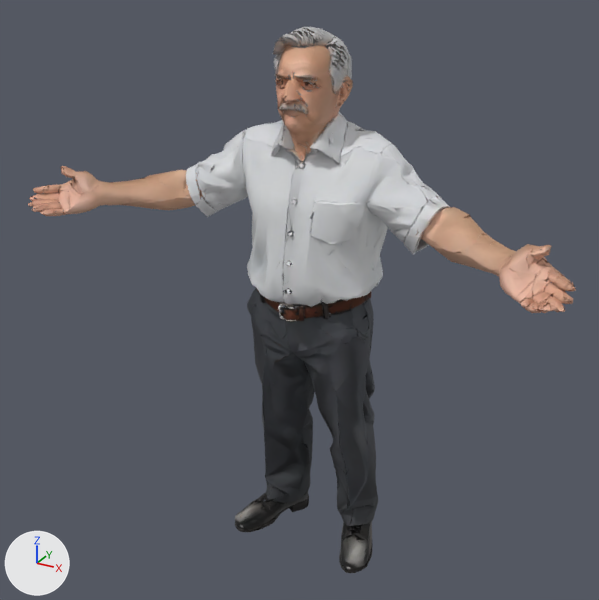
The glTF model assets/people/mid/driver-mid.glb, before and after one commit.
One viewpoint serves both versions: a camera (50 mm lens) standing at (1.246, -2.254, 2.152) and looking at (-0.005, 0.021, 1.014). Lighting does not change. The marker at lower left points along +X, +Y and +Z. The older version comes first. Vertices at exactly the same position are counted once.

The first picture shows 'FaceMesh'.
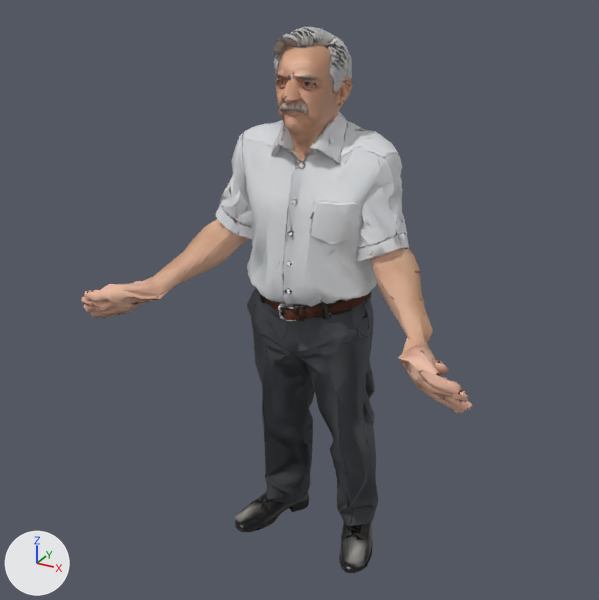
Patch to the scene script:
```diff
--- a/assets/people/mid/driver-mid.glb.py
+++ b/assets/people/mid/driver-mid.glb.py
@@ me_model_079 @@
-me_model_079.from_pydata(...)  # 13332 vertices, 15000 faces; spans x -0.93..0.93, y -0.3..0.3, z 0.0..1.9
+me_model_079.from_pydata(...)  # 13332 vertices, 15000 faces; spans x -0.7..0.71, y -0.32..0.3, z 0.0..1.9
+# me_model_079 part 1: the loose piece of 120 vertices spanning x -0.9..-0.76, y -0.23..-0.12, z 1.29..1.38 is multiplied about its middle by the matrix ((0.355, 0.926, -0.126), (0.1, 0.096, 0.99), (0.929, -0.364, -0.059)), then moved by (0.26, -0.06, -0.35)
+# me_model_079 part 2: the loose piece of 175 vertices spanning x -0.91..-0.77, y -0.3..-0.17, z 1.26..1.31 is multiplied about its middle by the matrix ((0.355, 0.926, -0.126), (0.1, 0.096, 0.99), (0.929, -0.364, -0.059)), then moved by (0.22, -0.06, -0.29)
+# me_model_079 part 3: the loose piece of 211 vertices spanning x 0.38..0.71, y -0.11..0.13, z 1.26..1.41 is turned 39.8 degrees about the y axis through its middle, then moved by (-0.18, 0.0, -0.18)
+# me_model_079 part 4: the loose piece of 110 vertices spanning x 0.78..0.92, y -0.24..-0.14, z 1.29..1.41 is multiplied about its middle by the matrix ((0.355, -0.926, 0.126), (-0.1, 0.096, 0.99), (-0.929, -0.364, -0.059)), then moved by (-0.26, -0.03, -0.38)
+# me_model_079 part 5: the loose piece of 40 vertices spanning x 0.82..0.92, y -0.3..-0.21, z 1.28..1.31 is multiplied about its middle by the matrix ((0.355, -0.926, 0.126), (-0.1, 0.096, 0.99), (-0.929, -0.364, -0.059)), then moved by (-0.22, -0.03, -0.32)
+# me_model_079 part 6: the loose piece of 44 vertices spanning x 0.84..0.93, y -0.27..-0.19, z 1.3..1.33 is multiplied about its middle by the matrix ((0.355, -0.926, 0.126), (-0.1, 0.096, 0.99), (-0.929, -0.364, -0.059)), then moved by (-0.25, -0.04, -0.36)
+# me_model_079 part 7: the loose piece of 31 vertices spanning x 0.85..0.89, y -0.3..-0.25, z 1.27..1.3 is multiplied about its middle by the matrix ((0.355, -0.926, 0.126), (-0.1, 0.096, 0.99), (-0.929, -0.364, -0.059)), then moved by (-0.2, -0.02, -0.3)
+# me_model_079 part 8: the loose piece of 55 vertices spanning x 0.78..0.86, y -0.29..-0.19, z 1.26..1.29 is multiplied about its middle by the matrix ((0.355, -0.926, 0.126), (-0.1, 0.096, 0.99), (-0.929, -0.364, -0.059)), then moved by (-0.2, -0.06, -0.25)
+# me_model_079 part 9: the loose piece of 10 vertices spanning x 0.38..0.41, y -0.01..0.0, z 1.32..1.36 is turned 39.8 degrees about the y axis through its middle, then moved by (-0.14, 0.0, -0.09)
+# me_model_079 part 10: the loose piece of 48 vertices spanning x -0.91..-0.83, y -0.3..-0.2, z 1.3..1.31 is multiplied about its middle by the matrix ((0.355, 0.926, -0.126), (0.1, 0.096, 0.99), (0.929, -0.364, -0.059)), then moved by (0.22, -0.03, -0.33)
+# me_model_079 part 11: the loose piece of 32 vertices spanning x -0.93..-0.84, y -0.27..-0.19, z 1.3..1.33 is multiplied about its middle by the matrix ((0.355, 0.926, -0.126), (0.1, 0.096, 0.99), (0.929, -0.364, -0.059)), then moved by (0.25, -0.04, -0.36)
+# me_model_079 part 12: the loose piece of 46 vertices spanning x -0.93..-0.87, y -0.25..-0.18, z 1.32..1.36 is multiplied about its middle by the matrix ((0.355, 0.926, -0.126), (0.1, 0.096, 0.99), (0.929, -0.364, -0.059)), then moved by (0.27, -0.03, -0.4)
+# me_model_079 part 13: the loose piece of 30 vertices spanning x -0.93..-0.88, y -0.26..-0.2, z 1.3..1.33 is multiplied about its middle by the matrix ((0.355, 0.926, -0.126), (0.1, 0.096, 0.99), (0.929, -0.364, -0.059)), then moved by (0.26, -0.04, -0.37)
+# me_model_079 part 14: 1211 of 13332 vertices moved; they spanned x -0.89..-0.22, y -0.24..0.21, z 1.21..1.56 and now span x -0.65..-0.17, y -0.31..0.21, z 0.94..1.56; mean shift (0.14, -0.01, -0.14); largest move (-0.84, -0.18, 1.42) -> (-0.58, -0.16, 0.98)
+# me_model_079 part 15: 1048 of 13332 vertices moved; they spanned x 0.22..0.93, y -0.29..0.23, z 1.19..1.56 and now span x 0.16..0.7, y -0.31..0.23, z 0.92..1.55; mean shift (-0.15, -0.01, -0.15); largest move (0.84, -0.17, 1.42) -> (0.58, -0.16, 0.97)
+# other edits to the shape of me_model_079 do not show in these pictures
 me_model_079.materials.append(mat_face)
```

Where the change shows, as pixel boxes (x1, y1, x2, y2) in the pictures (599 x 600 px; the box of a moved part takes in the faces that stretch with it):
'FaceMesh', reshaped (29% narrower): before (28, 26, 576, 573); after (81, 26, 472, 573)
part 1 of me_model_079, moved or reshaped: before (44, 177, 82, 207); after (110, 284, 126, 315)
part 2 of me_model_079, moved or reshaped: before (29, 199, 72, 216); after (81, 287, 113, 311)
part 3 of me_model_079, moved or reshaped: before (417, 207, 495, 274); after (369, 242, 424, 336)
part 4 of me_model_079, moved or reshaped (mostly hidden afterwards): before (525, 248, 573, 298); after (432, 358, 448, 376)
part 5 of me_model_079, moved or reshaped: before (532, 292, 565, 312); after (447, 392, 472, 411)
part 6 of me_model_079, moved or reshaped: before (544, 282, 573, 304); after (452, 409, 465, 413)
part 7 of me_model_079, moved or reshaped: before (538, 301, 552, 313); after (448, 389, 468, 402)
part 8 of me_model_079, moved or reshaped: before (520, 298, 542, 313); after (421, 370, 461, 393)
part 9 of me_model_079, moved or reshaped: before (408, 223, 418, 236); after (362, 245, 374, 255)
part 10 of me_model_079, moved or reshaped: before (28, 198, 58, 208); after (86, 299, 97, 307)
part 11 of me_model_079, moved or reshaped (not visible afterwards): before (29, 192, 59, 201)
part 12 of me_model_079, moved or reshaped: before (33, 185, 49, 194); after (100, 308, 114, 318)
part 13 of me_model_079, moved or reshaped: before (31, 193, 48, 200); after (91, 311, 107, 318)
part 14 of me_model_079, moved or reshaped: before (52, 125, 272, 217); after (99, 125, 272, 316)
part 15 of me_model_079, moved or reshaped: before (346, 131, 576, 312); after (346, 131, 468, 413)
